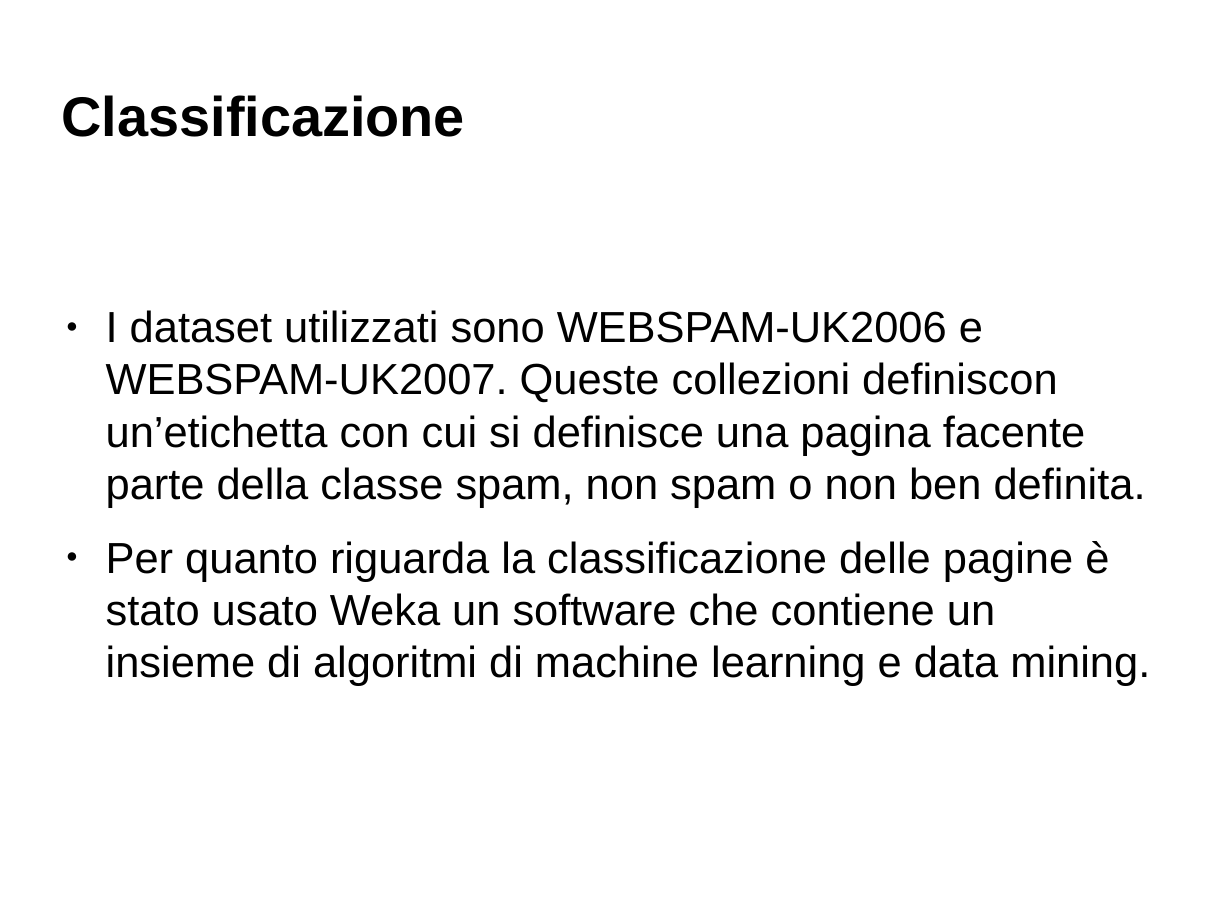
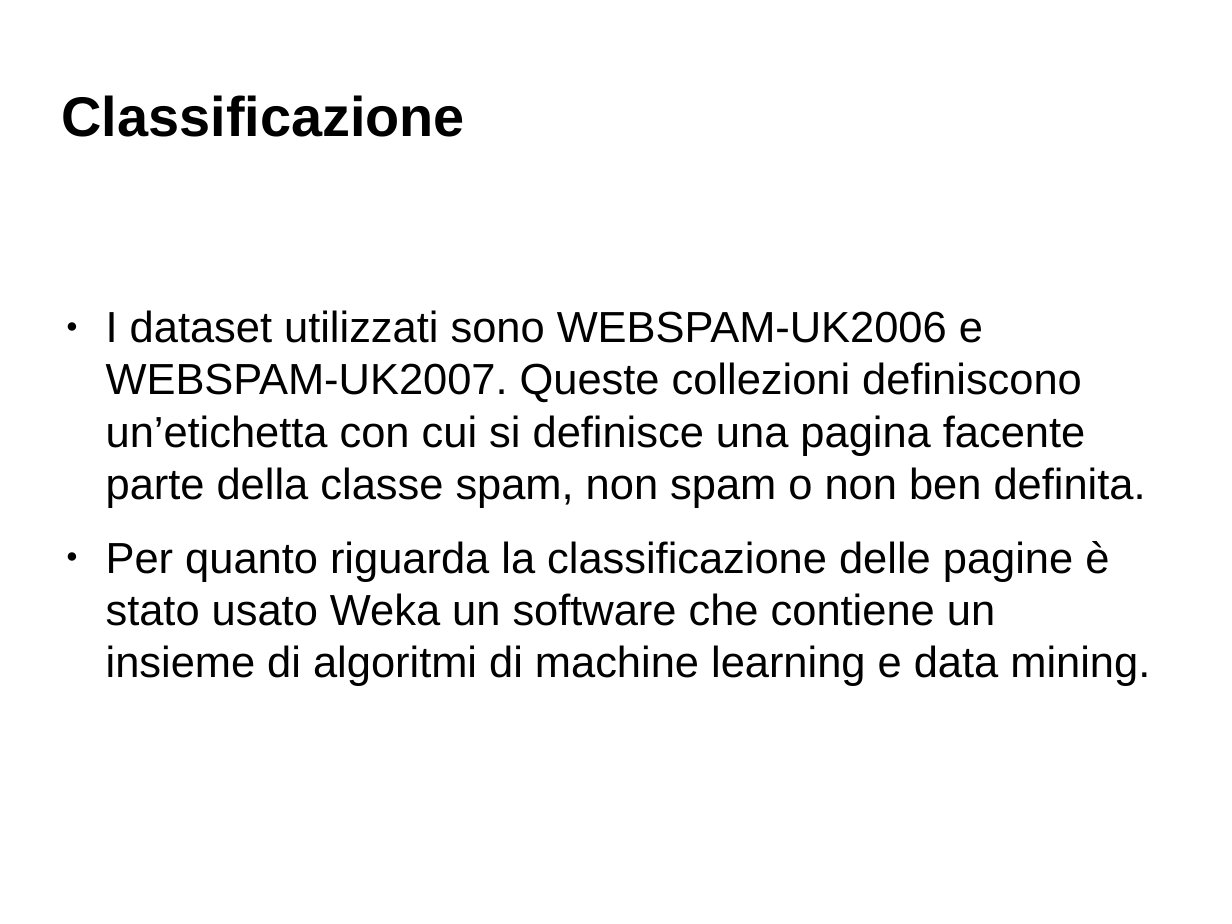
Before and after one commit to Toolanto/presentation, a slide deck: slide 32 of presentazione.odp. Drawn at 1232x924 pixels with LibreOffice and Linux fonts; fonts in the diff are those of the drawing; background and template pictures are left out. Boxes give left, top, right and bottom in pixels: in the first picture for what was removed or moved away, otherwise in the second. Text is boxed around its words. In the diff, an @@ line names an element or a change of style, - is before the commit and + after.

```diff
--- a/presentazione.odp
+++ b/presentazione.odp
@@ text at box(106, 310, 1146, 508): text changed @@
-● I dataset utilizzati sono WEBSPAM-UK2006 e WEBSPAM-UK2007. Queste collezioni definiscon un’etichetta con cui si definisce una pagina facente parte della classe spam, non spam o non ben definita.
+● I dataset utilizzati sono WEBSPAM-UK2006 e WEBSPAM-UK2007. Queste collezioni definiscono un’etichetta con cui si definisce una pagina facente parte della classe spam, non spam o non ben definita.
```
Also in this commit, not shown: 15 other slides changed, 8 slides added, 1 slide removed, 1 other file.
